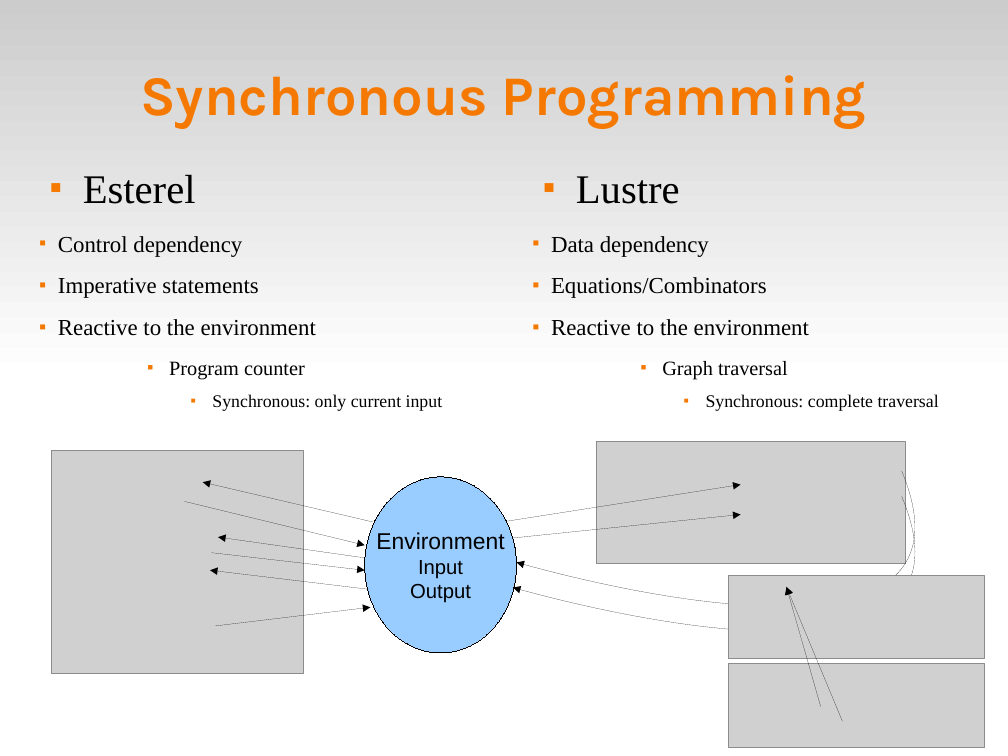
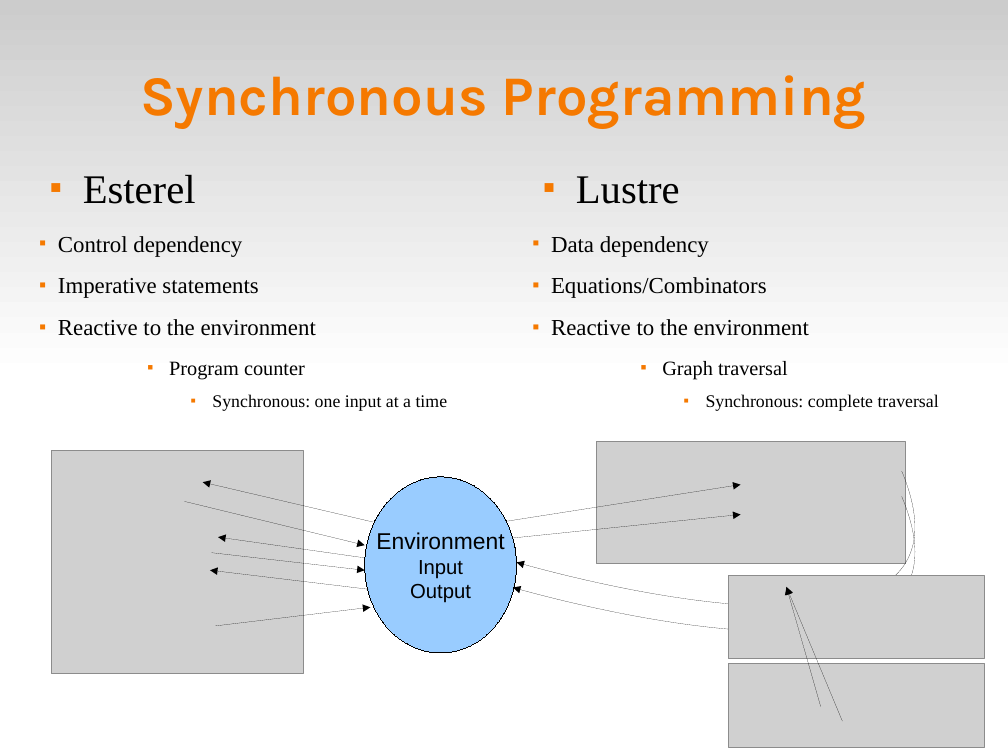
Before and after one commit to fsantanna-no/ceu-docs, a slide deck: slide 3 of ceu_curryon.odp. Drawn at 1008x756 pixels with LibreOffice and Linux fonts; fonts in the diff are those of the drawing; grey boxes stand for pictures. Boxes give left, top, right and bottom in pixels: in the first picture for what was removed or moved away, otherwise in the second. Text is boxed around its words. In the diff, an @@ line names an element or a change of style, - is before the commit and + after.

```diff
--- a/ceu_curryon.odp
+++ b/ceu_curryon.odp
@@ text at box(212, 394, 448, 411): text changed @@
-      ■ Synchronous: only current input
+      ■ Synchronous: one input at a time
```
Also in this commit, not shown: 13 other slides changed, 3 slides added, 9 slides removed.
